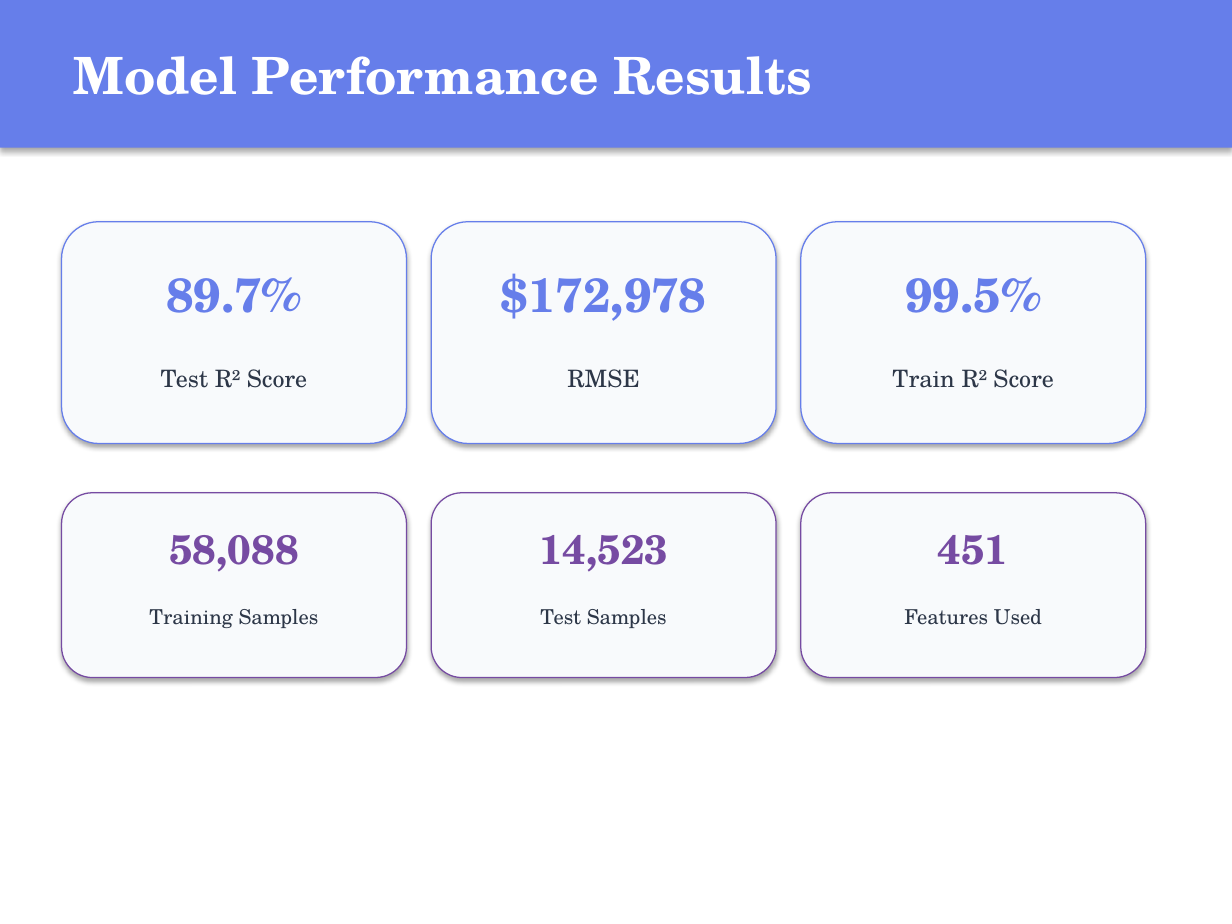
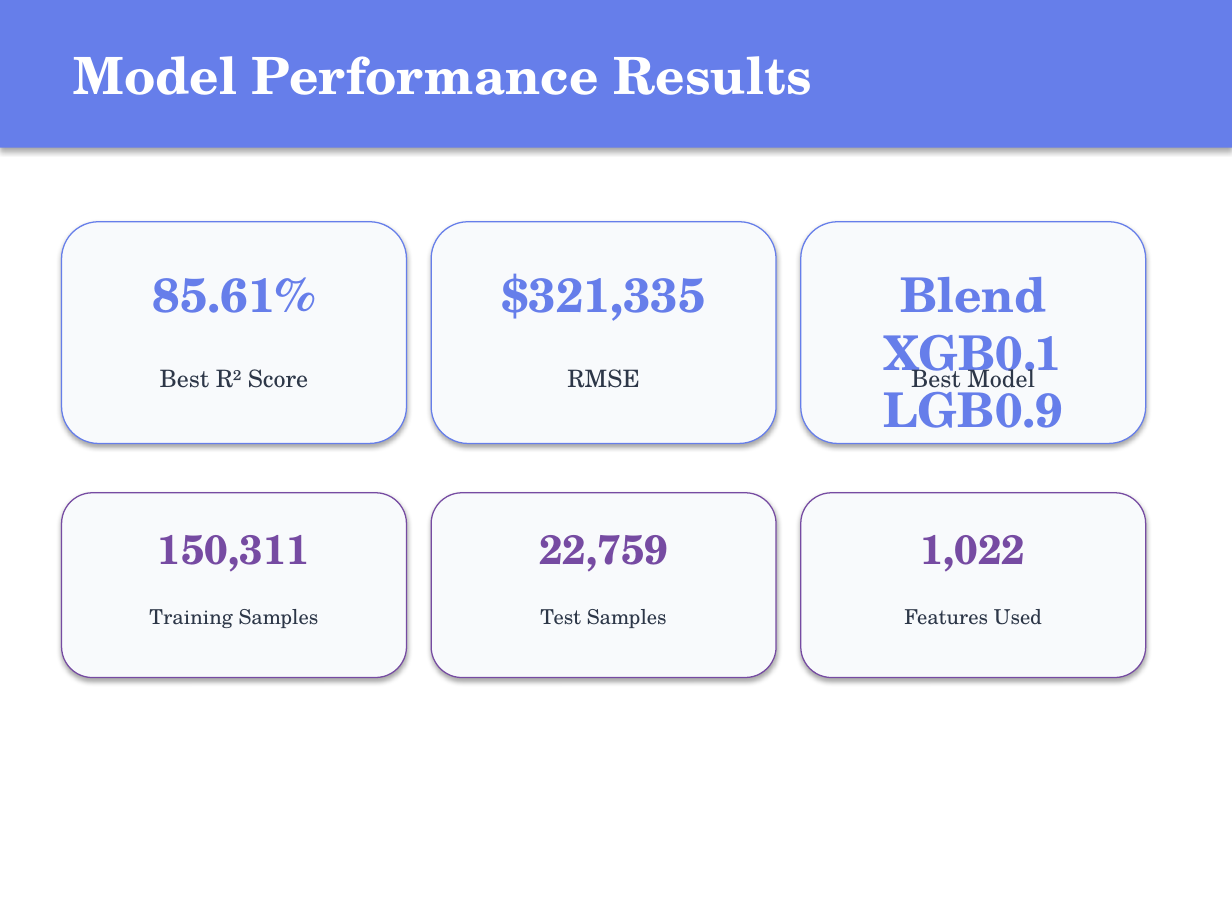
Before and after one commit to valle1306/home-price-prediction, a slide deck: slide 5 of Home_Price_Prediction_Presentation.pptx. Drawn at 1232x924 pixels with LibreOffice and Linux fonts; fonts in the diff are those of the drawing. Boxes give left, top, right and bottom in pixels: in the first picture for what was removed or moved away, otherwise in the second. Text is boxed around its words. In the diff, an @@ line names an element or a change of style, - is before the commit and + after.

```diff
--- a/Home_Price_Prediction_Presentation.pptx
+++ b/Home_Price_Prediction_Presentation.pptx
@@ text at bbox=[153, 277, 316, 313]: text changed @@
-89.7%
+85.61%
@@ text at bbox=[501, 273, 705, 321]: text changed @@
-$172,978
+$321,335
@@ text at bbox=[883, 277, 1063, 428]: text changed @@
-99.5%
+Blend XGB0.1 LGB0.9
@@ text at bbox=[160, 369, 308, 388]: text changed @@
-Test R² Score
+Best R² Score
@@ text at bbox=[911, 363, 1035, 394]: text changed @@
-Train R² Score
+Best Model
@@ text at bbox=[158, 535, 311, 572]: text changed @@
-58,088
+150,311
@@ text at bbox=[539, 535, 668, 572]: text changed @@
-14,523
+22,759
@@ text at bbox=[921, 535, 1026, 572]: text changed @@
-451
+1,022
```
Also in this commit, not shown: 9 other slides changed, 23 other files.
